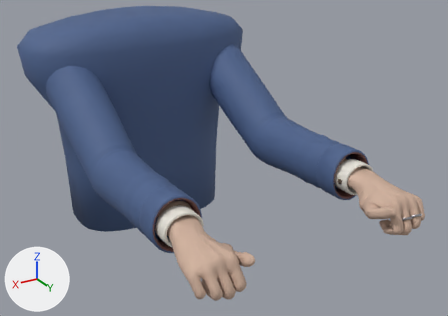
One commit to the glTF model assets/characters/fp_arms/fp_arms.glb: the scene before it, then after it.
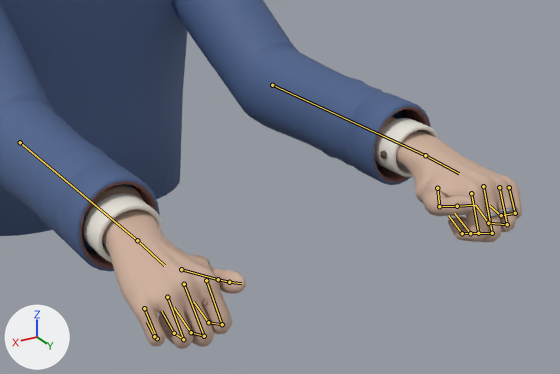
Each version appears first whole from a 50 mm camera at (0.59, 1.387, 1.814) aimed at (-0.043, 0.332, 1.286), and next in a close-up on the part from 23% to 100% of the width and 27% to 100% of the height. Arrows for +X, +Y and +Z are at lower left; the lights stay in place. The older version's two pictures come first. Both versions are drawn at frame 1 of the action 'Wrap'; the numbers are the values there. The bones that change, and the others that lie on the model, are drawn over the model as lines in the close-ups.

In view in the first close-up: 'FPArmsBody'.
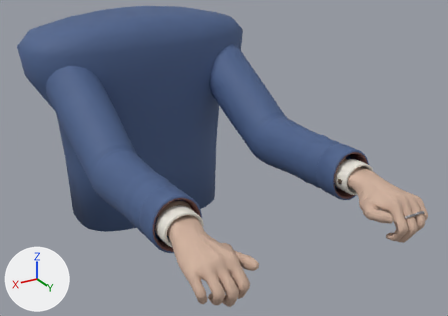
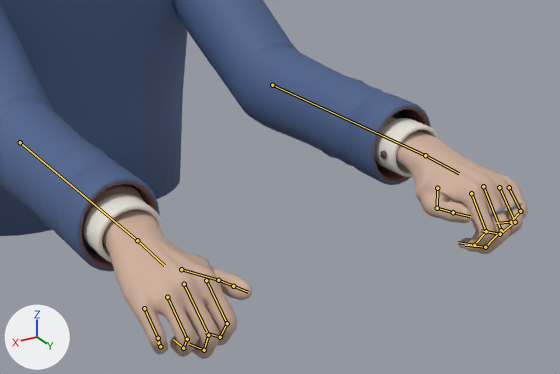
Changed parts and their boxes (x1, y1, x2, y2) in the close-ups (560 x 374 px):
'FPArmsBody', posed: before (0, 0, 522, 349); after (0, 0, 528, 359)
bone 'index_01_l', root to tip: before (471, 193) to (478, 233); after (471, 193) to (486, 231)
bone 'index_02_l', root to tip: before (478, 233) to (462, 233); after (486, 231) to (474, 245)
bone 'index_03_l', root to tip: before (462, 233) to (448, 215); after (474, 245) to (458, 242)
bone 'middle_01_l', root to tip: before (483, 186) to (492, 233); after (483, 186) to (501, 230)
bone 'middle_02_l', root to tip: before (492, 233) to (470, 233); after (501, 230) to (485, 247)
bone 'middle_03_l', root to tip: before (470, 233) to (454, 213); after (485, 247) to (465, 245)
bone 'pinky_01_l', root to tip: before (509, 187) to (515, 213); after (509, 187) to (520, 211)
bone 'pinky_02_l', root to tip: before (515, 213) to (501, 215); after (520, 211) to (511, 222)
bone 'pinky_03_l', root to tip: before (501, 215) to (489, 205); after (511, 222) to (496, 223)
bone 'ring_01_l', root to tip: before (499, 187) to (507, 224); after (499, 187) to (515, 222)
bone 'ring_02_l', root to tip: before (507, 224) to (488, 223); after (515, 222) to (500, 234)
bone 'ring_03_l', root to tip: before (488, 223) to (475, 205); after (500, 234) to (481, 230)
bone 'thumb_01_l', root to tip: before (437, 188) to (439, 206); after (437, 188) to (437, 208)
bone 'thumb_02_l', root to tip: before (439, 206) to (457, 206); after (437, 208) to (453, 212)
bone 'index_01_r', root to tip: before (206, 280) to (222, 324); after (206, 280) to (227, 323)
bone 'index_02_r', root to tip: before (222, 324) to (208, 322); after (227, 323) to (220, 337)
bone 'index_03_r', root to tip: before (208, 322) to (193, 301); after (220, 337) to (205, 332)
bone 'middle_01_r', root to tip: before (184, 284) to (204, 336); after (184, 284) to (208, 335)
bone 'middle_02_r', root to tip: before (204, 336) to (191, 332); after (208, 335) to (204, 350)
bone 'middle_03_r', root to tip: before (191, 332) to (174, 307); after (204, 350) to (189, 344)
bone 'pinky_01_r', root to tip: before (144, 308) to (157, 338); after (144, 308) to (158, 338)
bone 'pinky_02_r', root to tip: before (157, 338) to (154, 336); after (158, 338) to (160, 346)
bone 'pinky_03_r', root to tip: before (154, 336) to (147, 322); after (160, 346) to (157, 342)
bone 'ring_01_r', root to tip: before (167, 297) to (183, 339); after (167, 297) to (187, 339)
bone 'ring_02_r', root to tip: before (183, 339) to (174, 333); after (187, 339) to (183, 348)
bone 'ring_03_r', root to tip: before (174, 333) to (161, 311); after (183, 348) to (173, 339)
bone 'thumb_01_r', root to tip: before (181, 269) to (218, 279); after (181, 269) to (218, 280)
bone 'thumb_02_r', root to tip: before (218, 279) to (229, 282); after (218, 280) to (233, 286)

The change in detail:
Bone 'index_01_l' (bone_index_01_l) turns from (-55, 0, 8) to (-40, 0, 8) degrees about its own x, y and z.
Bone 'index_02_l' (bone_index_02_l) turns from (-80, 0, 0) to (-60, 0, 0) degrees about its own x, y and z.
Bone 'index_03_l' (bone_index_03_l) turns from (-50, 0, 0) to (-40, 0, 0) degrees about its own x, y and z.
Bone 'middle_01_l' (bone_middle_01_l) turns from (-55, 0, 0) to (-40, 0, 0) degrees about its own x, y and z.
Bone 'middle_02_l' (bone_middle_02_l) turns from (-80, 0, 0) to (-60, 0, 0) degrees about its own x, y and z.
Bone 'middle_03_l' (bone_middle_03_l) turns from (-50, 0, 0) to (-40, 0, 0) degrees about its own x, y and z.
Bone 'pinky_01_l' (bone_pinky_01_l) turns from (-55, 0, -17) to (-40, 0, -17) degrees about its own x, y and z.
Bone 'pinky_02_l' (bone_pinky_02_l) turns from (-80, 0, 0) to (-60, 0, 0) degrees about its own x, y and z.
Bone 'pinky_03_l' (bone_pinky_03_l) turns from (-50, 0, 0) to (-40, 0, 0) degrees about its own x, y and z.
Bone 'ring_01_l' (bone_ring_01_l) turns from (-55, 0, -6) to (-40, 0, -6) degrees about its own x, y and z.
Bone 'ring_02_l' (bone_ring_02_l) turns from (-80, 0, 0) to (-60, 0, 0) degrees about its own x, y and z.
Bone 'ring_03_l' (bone_ring_03_l) turns from (-50, 0, 0) to (-40, 0, 0) degrees about its own x, y and z.
Bone 'thumb_01_l' (bone_thumb_01_l) turns from (-15, 55, 0) to (-10, 45, 0) degrees about its own x, y and z.
Bone 'thumb_02_l' (bone_thumb_02_l) turns from (-25, 0, 0) to (-20, 0, 0) degrees about its own x, y and z.
Bone 'index_01_r' (bone_index_01_r) turns from (-55, 0, -8) to (-40, 0, -8) degrees about its own x, y and z.
Bone 'index_02_r' (bone_index_02_r) turns from (-80, 0, 0) to (-60, 0, 0) degrees about its own x, y and z.
Bone 'index_03_r' (bone_index_03_r) turns from (-50, 0, 0) to (-40, 0, 0) degrees about its own x, y and z.
Bone 'middle_01_r' (bone_middle_01_r) turns from (-55, 0, 0) to (-40, 0, 0) degrees about its own x, y and z.
Bone 'middle_02_r' (bone_middle_02_r) turns from (-80, 0, 0) to (-60, 0, 0) degrees about its own x, y and z.
Bone 'middle_03_r' (bone_middle_03_r) turns from (-50, 0, 0) to (-40, 0, 0) degrees about its own x, y and z.
Bone 'pinky_01_r' (bone_pinky_01_r) turns from (-55, 0, 17) to (-40, 0, 17) degrees about its own x, y and z.
Bone 'pinky_02_r' (bone_pinky_02_r) turns from (-80, 0, 0) to (-60, 0, 0) degrees about its own x, y and z.
Bone 'pinky_03_r' (bone_pinky_03_r) turns from (-50, 0, 0) to (-40, 0, 0) degrees about its own x, y and z.
Bone 'ring_01_r' (bone_ring_01_r) turns from (-55, 0, 6) to (-40, 0, 6) degrees about its own x, y and z.
Bone 'ring_02_r' (bone_ring_02_r) turns from (-80, 0, 0) to (-60, 0, 0) degrees about its own x, y and z.
Bone 'ring_03_r' (bone_ring_03_r) turns from (-50, 0, 0) to (-40, 0, 0) degrees about its own x, y and z.
Bone 'thumb_01_r' (bone_thumb_01_r) turns from (-15, -55, 0) to (-10, -45, 0) degrees about its own x, y and z.
Bone 'thumb_02_r' (bone_thumb_02_r) turns from (-25, 0, 0) to (-20, 0, 0) degrees about its own x, y and z.
